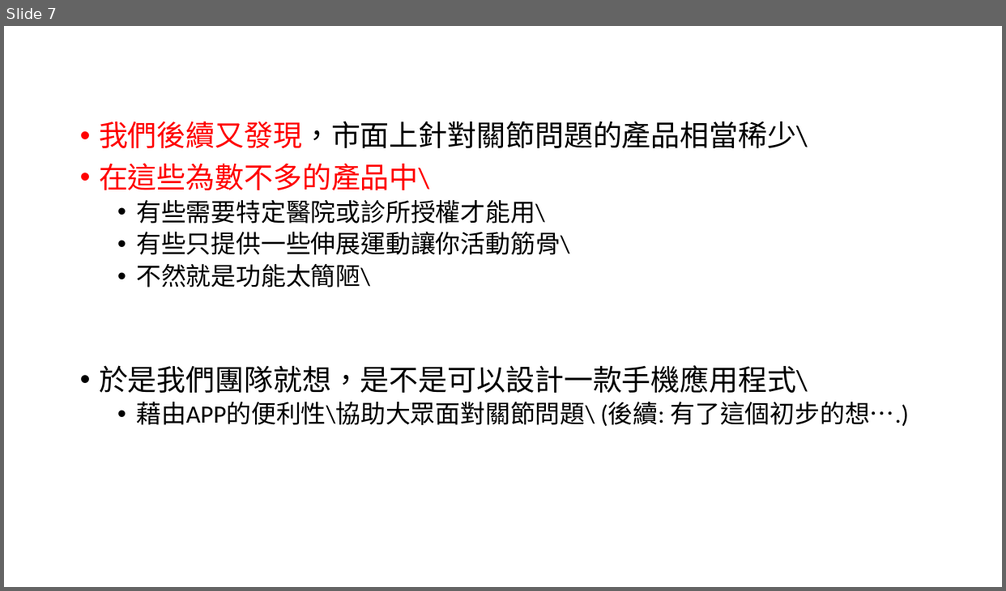
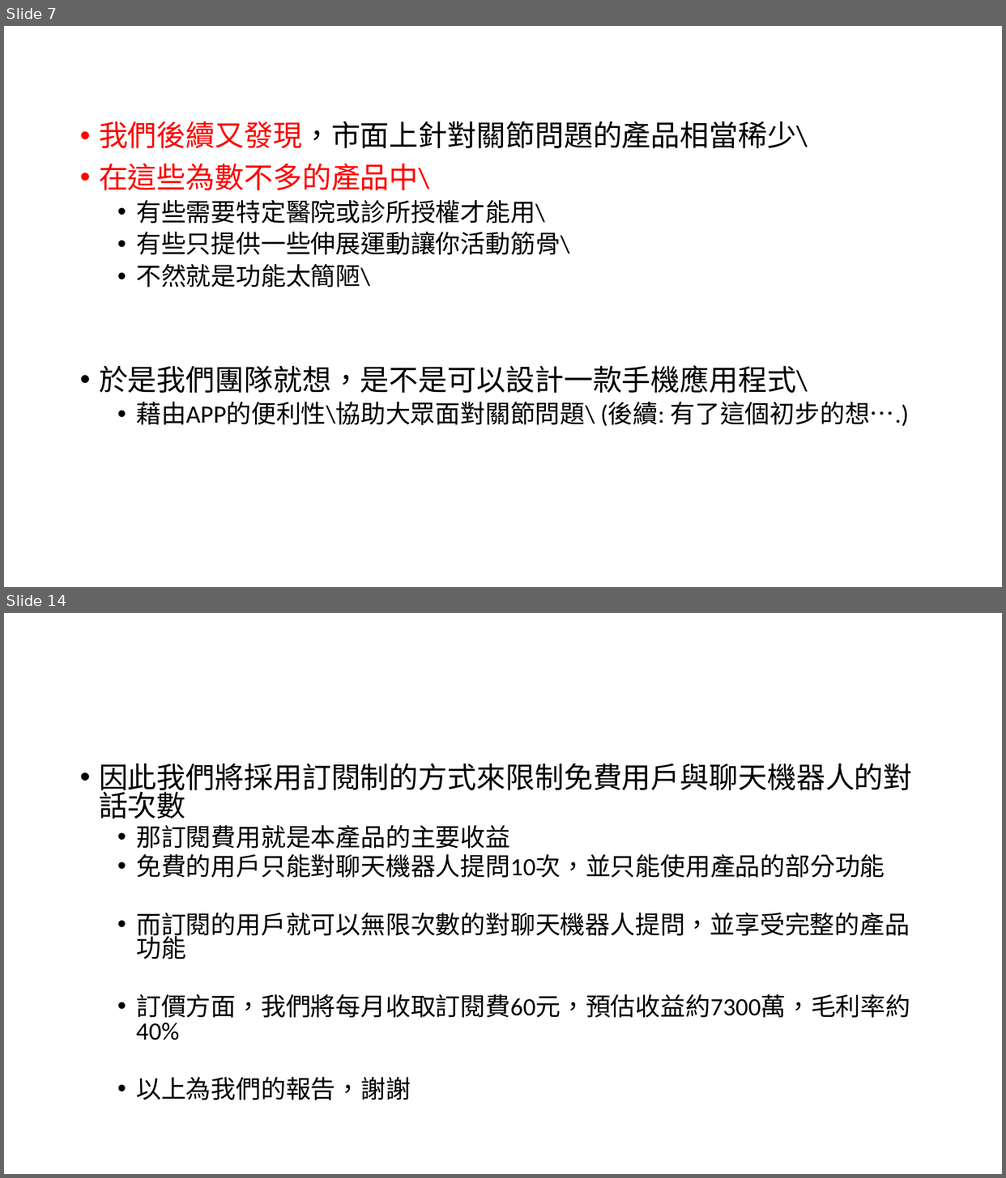
Before and after one commit to michaelchen1225/-, a slide deck: 整合/報告/要點.pptx. Shown one above the other, each under a label of ours: slide 7 before the commit, slides 7 and 14 after it; the slides between them are not shown. The pictures are 1006x591 and 1006x1178 pixels, drawn with LibreOffice and Linux fonts; fonts in the diff are those of the drawing. Boxes give left, top, right and bottom in pixels: in the first picture for what was removed or moved away, otherwise in the second. Text is boxed around its words. In the diff, an @@ line names an element or a change of style, - is before the commit and + after.

Commit message:
12/19 修改了部分講稿與報告

```diff
--- a/整合/報告/要點.pptx
+++ b/整合/報告/要點.pptx
@@ slide 14 added at (4, 613, 1002, 1174), background #FFFFFF @@
@@ text added at (99, 763, 913, 1101), 24 pt, text #000000 @@
+• 因此我們將採用訂閱制的方式來限制免費用戶與聊天機器人的對話次數
+  • 那訂閱費用就是本產品的主要收益
+  • 免費的用戶只能對聊天機器人提問10次，並只能使用產品的部分功能
+  • 而訂閱的用戶就可以無限次數的對聊天機器人提問，並享受完整的產品功能
+  • 訂價方面，我們將每月收取訂閱費60元，預估收益約7300萬，毛利率約40%
+  • 以上為我們的報告，謝謝
```
Also in this commit, not shown: 4 slides changed, 2 other slides added, 2 other files.
